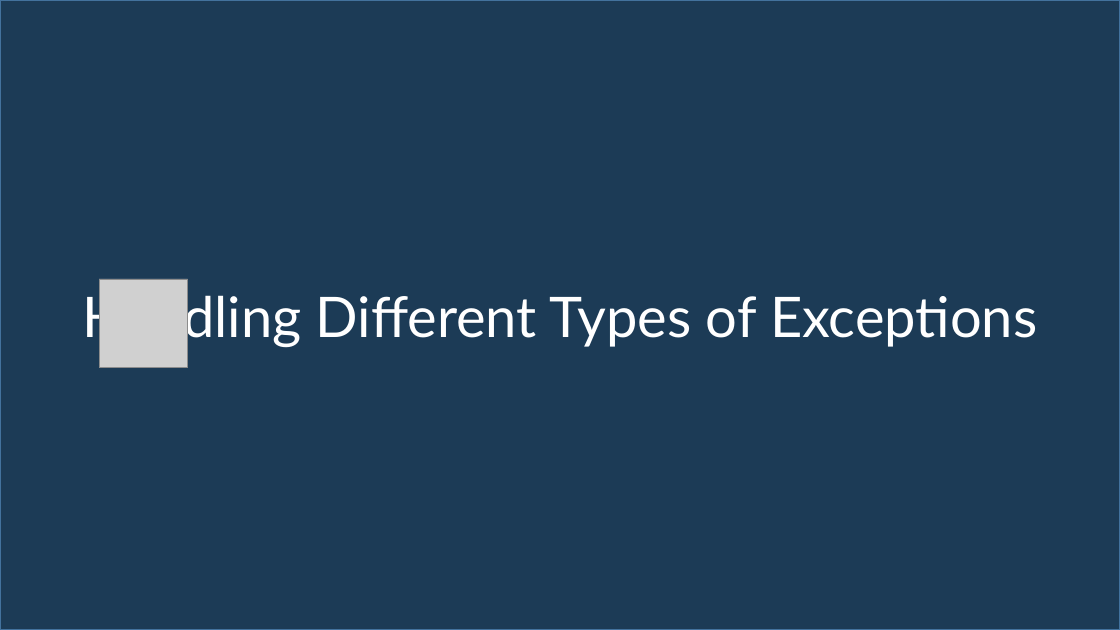
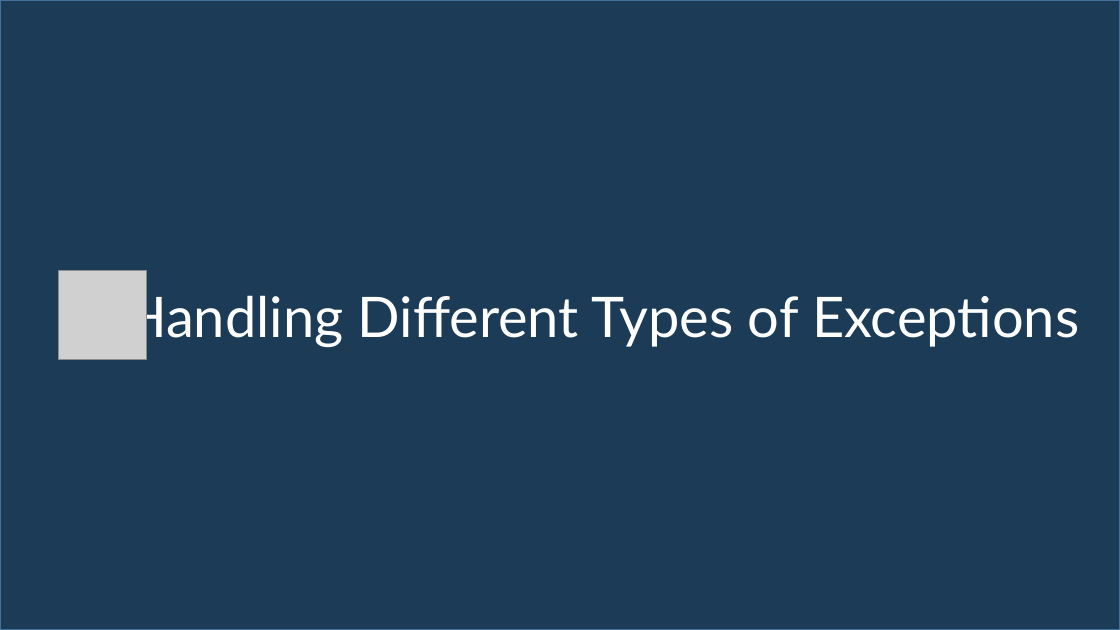
Before and after one commit to min-naing/Python-Tuto-Asset, a slide deck: slide 1 of 72. Handling Different Types of Exception.pptx. Drawn at 1120x630 pixels with LibreOffice and Linux fonts; fonts in the diff are those of the drawing; grey boxes stand for pictures. Boxes give left, top, right and bottom in pixels: in the first picture for what was removed or moved away, otherwise in the second. Text is boxed around its words. In the diff, an @@ line names an element or a change of style, - is before the commit and + after.

```diff
--- a/72. Handling Different Types of Exception.pptx
+++ b/72. Handling Different Types of Exception.pptx
@@ rectangle "Handling Different Types of Exceptions" at (x1=0, y1=0, x2=1120, y2=630): list level 1 to 3 in "Handling Different Types of Exceptions" @@
@@ picture moved from (x1=99, y1=279, x2=187, y2=367) to (x1=58, y1=271, x2=146, y2=359) @@
```
Also in this commit, not shown: 4 other files.
